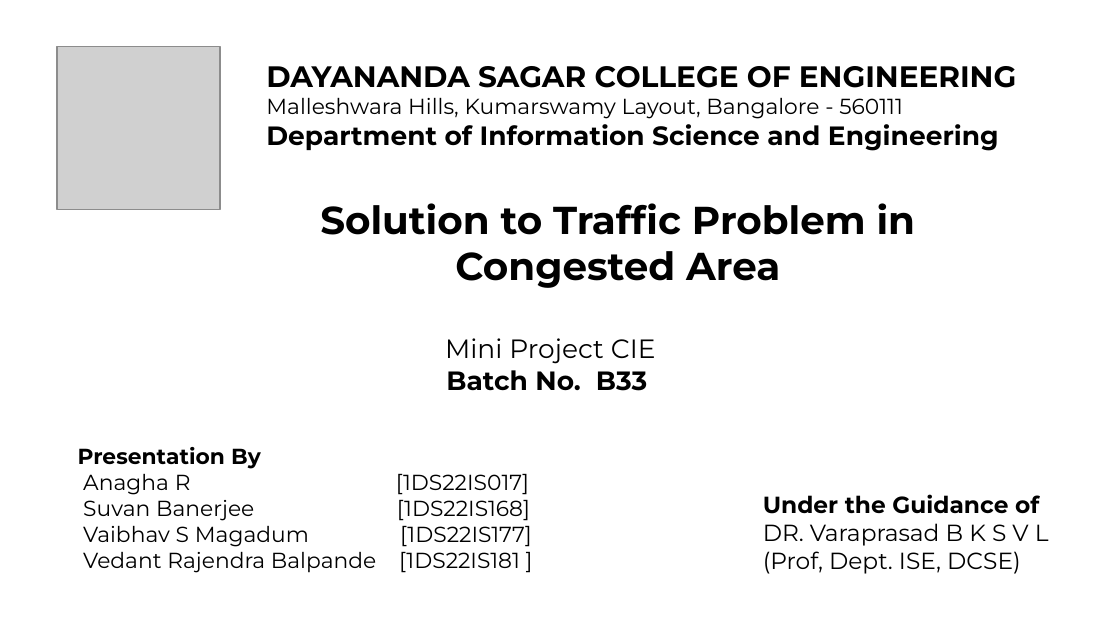
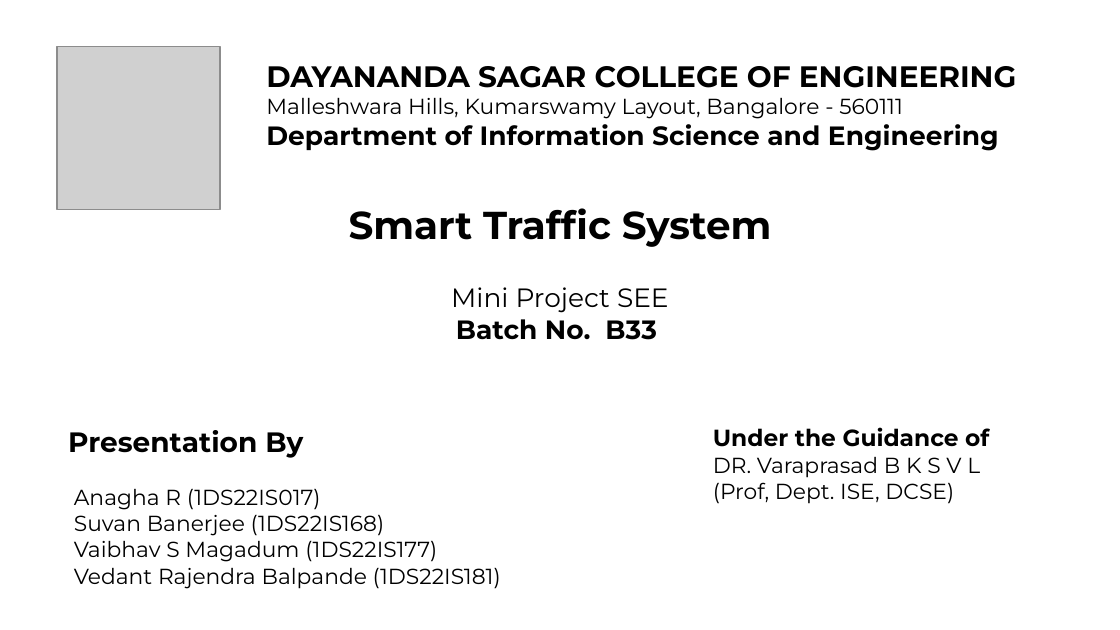
Before and after one commit to Vaibhav-Magadum/MiniProject, a slide deck: slide 1 of Presentation/Presentation_FINAL_DRAFT.pptx. Drawn at 1120x630 pixels with LibreOffice and Linux fonts; fonts in the diff are those of the drawing; grey boxes stand for pictures. Boxes give left, top, right and bottom in pixels: in the first picture for what was removed or moved away, otherwise in the second. Text is boxed around its words. In the diff, an @@ line names an element or a change of style, - is before the commit and + after.

```diff
--- a/Presentation/Presentation_FINAL_DRAFT.pptx
+++ b/Presentation/Presentation_FINAL_DRAFT.pptx
@@ text at (349, 208, 771, 247): text changed @@
-Solution to Traffic Problem in Congested Area
+Smart Traffic System
@@ text "Mini Project SEE": place and size @@
-text "Mini Project SEE" at (445, 338, 656, 391)
+text "Mini Project SEE" at (451, 287, 669, 340)
@@ text at (451, 287, 669, 313): text changed @@
-Mini Project CIE
+Mini Project SEE
@@ text "Presentation By": place and size @@
-text "Presentation By" at (78, 447, 532, 573)
+text "Presentation By" at (68, 430, 501, 589)
@@ text "Under the Guidance of": place and size @@
-text "Under the Guidance of" at (763, 494, 1049, 574)
+text "Under the Guidance of" at (713, 427, 989, 504)
@@ text at (68, 430, 303, 458): size 14 to 18 pt in "Presentation By" @@
@@ text at (713, 457, 980, 504): size 15 to 14 pt in "DR. Varaprasad B K S V L", "(Prof, Dept. ISE, DCSE)" @@
@@ text at (74, 488, 501, 589): text changed @@
-Anagha R [1DS22IS017]
-Suvan Banerjee [1DS22IS168]
-Vaibhav S Magadum [1DS22IS177]
-Vedant Rajendra Balpande [1DS22IS181 ]
+Anagha R (1DS22IS017)
+Suvan Banerjee (1DS22IS168)
+Vaibhav S Magadum (1DS22IS177)
+Vedant Rajendra Balpande (1DS22IS181)
```
Also in this commit, not shown: 2 slides added, 13 slides removed.
